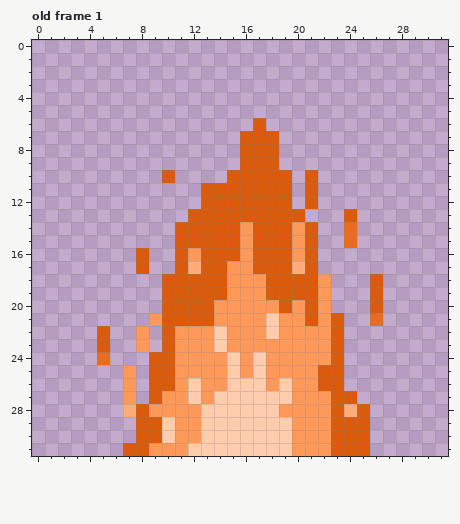
Pixel-art file -- art/ase files/fire.ase. Above is the file before it was changed.
32x32 pixels, 1 frame. Shown: old frame 1. The commit also changed other frames, which this record leaves out.
New version:
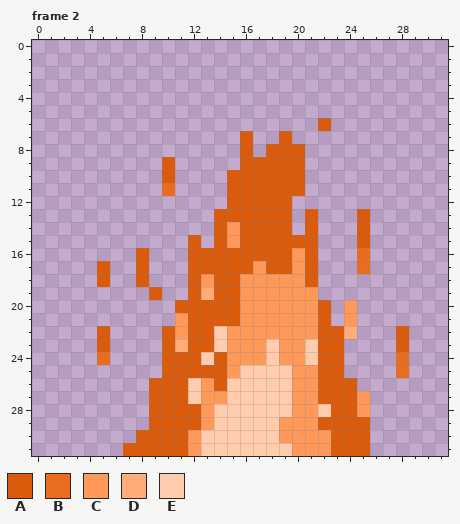
Palette (. is transparent): A #db5b0c  B #e96d21  C #ff9959  D #ffac79  E #ffcdae
A new or re-ordered frame is compared with the old frame closest to it.
Message: added some animations - need projectile sprite.
Edits made:
frames 1 -> 17
--- frame 2 is new; against old frame 1, layers "Layer 1", "Layer 2", "Layer 3"
@@ x 0..31 @@
  5 ................................
- 6 .................A..............
- 7 ................AAA.............
- 8 ................AAA.............
- 9 ................AAA.............
-10 ..........A....AAAAA.A..........
-11 .............AAAAAAA.A..........
-12 .............AAAAAAA.A..........
-13 ............AAAAAAAAA...A.......
-14 ...........AAAAACAAACA..B.......
-15 ...........AAAAACAAACA..B.......
-16 ........A..ACAAACAAACA..........
-17 ........A..ADAACCAAADA..........
-18 ..........AAAAACCCAAAAC...A.....
-19 ..........AAAAACCCAAAAC...A.....
-20 ..........AAAACCCCCACAC...A.....
-21 .........CAAAACCCCECCACA..B.....
-22 .....A..C.ACCCECCCECCCCA........
-23 .....A..C.ACCCECCCCCCCCA........
-24 .....B...AACCCCECECCCCCA........
-25 .......C.AACCCCECECCCCAA........
-26 .......C.AACECCEEECECCAA........
-27 .......C.ACCECEEEEEECCCAA.......
-28 .......DACCCCEEEEEECCCCADA......
-29 ........AAECCEEEEEEECCCAAA......
-30 ........AAECCEEEEEEECCCAAA......
-31 .......AACCCEEEEEEEECCCAAA......
+ 6 ......................A.........
+ 7 ................A..A............
+ 8 ................A.AAA...........
+ 9 ..........A.....AAAAA...........
+10 ..........A....AAAAAA...........
+11 ..........B....AAAAAA...........
+12 ...............AAAAA............
+13 ..............AAAAAA.A...A......
+14 ..............ACAAAA.A...A......
+15 ............A.ACAAAAAA...A......
+16 ........A...AAAAAAAACA...B......
+17 .....A..A...AAAAACAACA...B......
+18 .....A..A...ACAACCCCCA..........
+19 .........A..ADAACCCCCC..........
+20 ...........AAAAACCCCCCA.C.......
+21 ...........CAAAACCCCCCA.C.......
+22 .....A....ACAAECCCCCCCAAD...A...
+23 .....A....ADAAECCCECCEAA....A...
+24 .....B....AAAEACCCECCEAA....B...
+25 ..........AAAAACEEEECCAA....B...
+26 .........AAAECAEEEEECCAAA.......
+27 .........AAAECCEEEEECCAAAC......
+28 .........AAAACEEEEEECCEAAC......
+29 .........AAAACEEEEECCCAAAA......
+30 ........AAAACEEEEEECCCCAAA......
+31 .......AAAAACEEEEEEECCCAAA......
Boxes around the changes in both pictures, in picture pixels (x1, y1, x2, y2):
changed: (97, 118, 409, 456)
